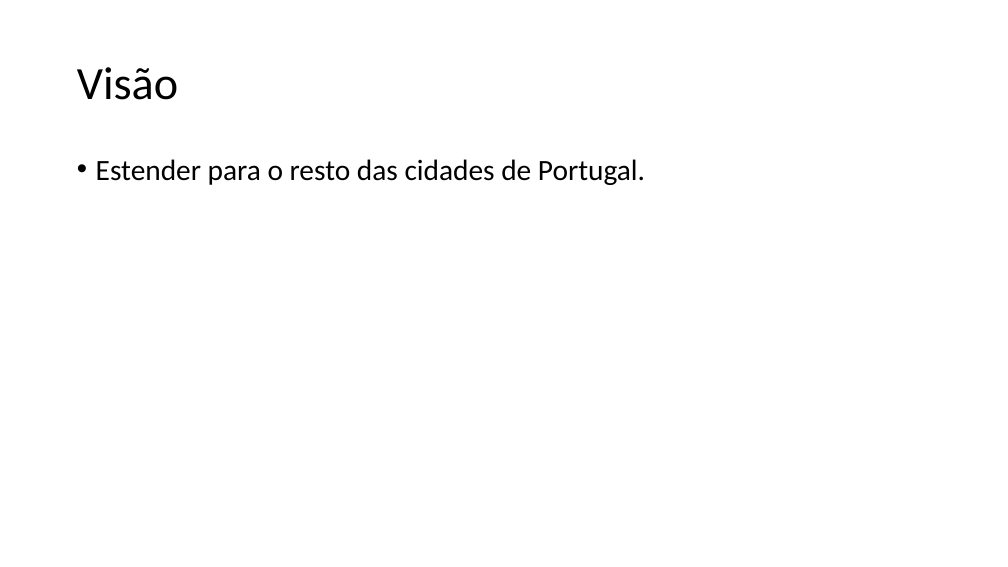
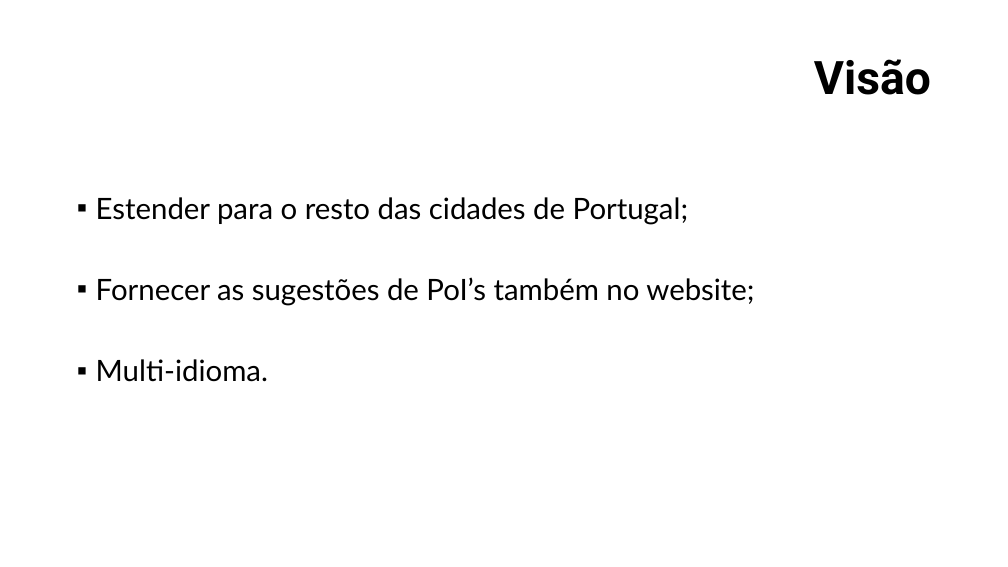
Before and after one commit to gtugablue/iseeporto, a slide deck: slide 6 of Documents/Apresentação.pptx (slide 5 before the commit). Drawn at 1008x567 pixels with LibreOffice and Linux fonts; fonts in the diff are those of the drawing; background and template pictures are left out. Boxes give left, top, right and bottom in pixels: in the first picture for what was removed or moved away, otherwise in the second. Text is boxed around its words. In the diff, an @@ line names an element or a change of style, - is before the commit and + after.

```diff
--- a/Documents/Apresentação.pptx
+++ b/Documents/Apresentação.pptx
@@ text "Visão" at (x1=814, y1=59, x2=931, y2=95): font Calibri to Roboto, bold on; alignment left to right @@
@@ text at (x1=96, y1=197, x2=754, y2=382): text changed; font Calibri to Lato @@
-• Estender para o resto das cidades de Portugal.
+▪ Estender para o resto das cidades de Portugal;
+▪ Fornecer as sugestões de PoI’s também no website;
+▪ Multi-idioma.
```
Also in this commit, not shown: 3 other slides changed, 2 slides added, 1 slide removed, 1 other file.
